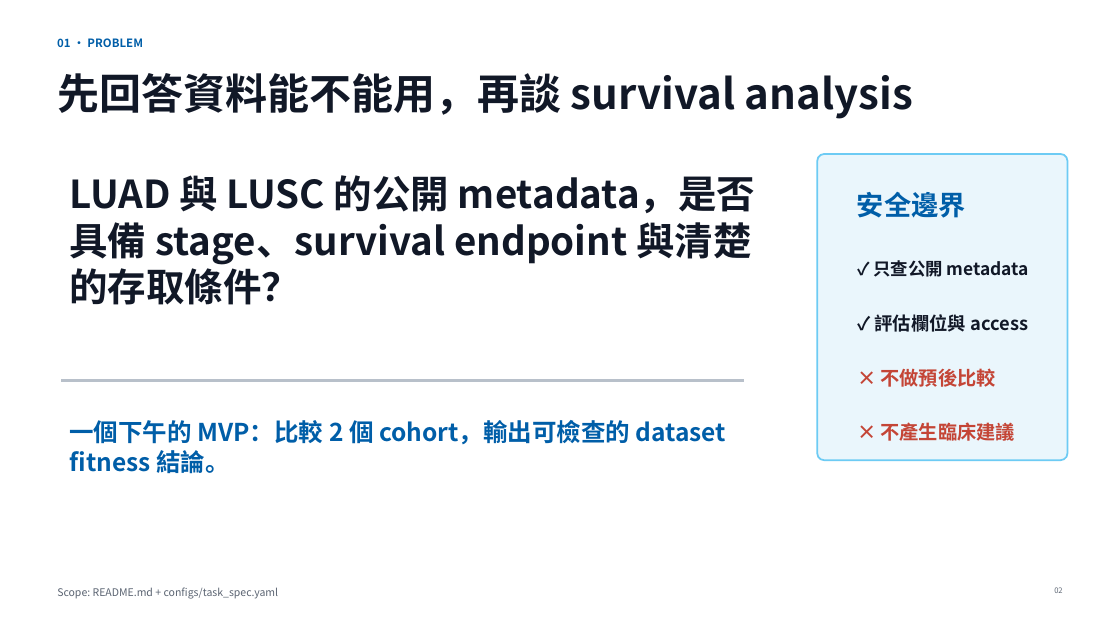
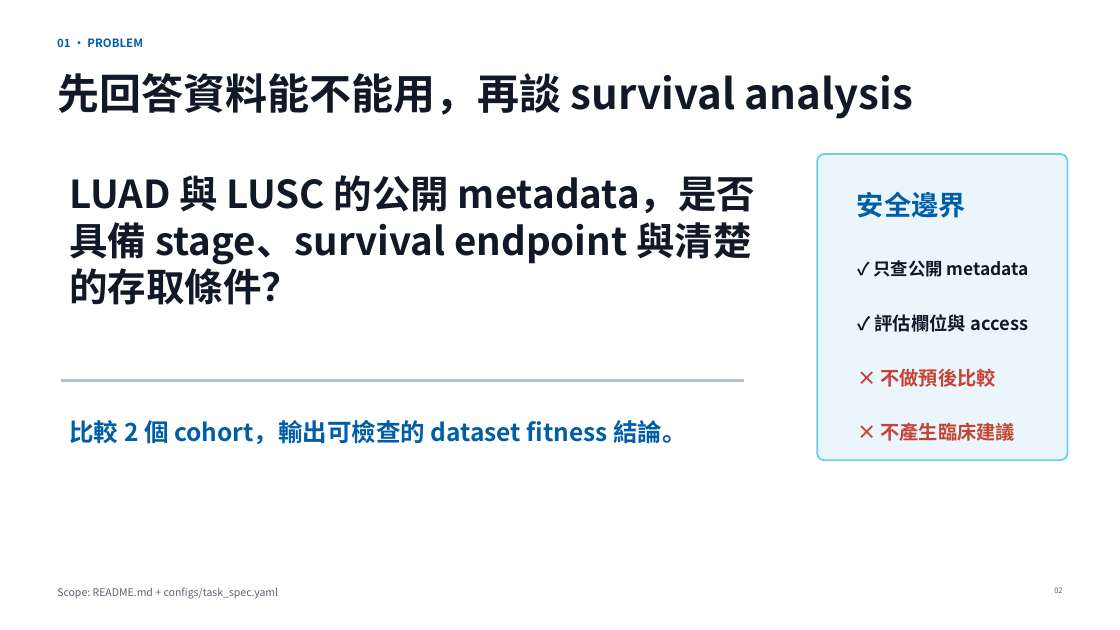
Before and after one commit to virus874874/Bioinfo-Data, a slide deck: slide 2 of GDC_Lung_Cancer_Dataset_Scout_Demo.pptx. Drawn at 1120x630 pixels with LibreOffice and Linux fonts; fonts in the diff are those of the drawing. Boxes give left, top, right and bottom in pixels: in the first picture for what was removed or moved away, otherwise in the second. Text is boxed around its words. In the diff, an @@ line names an element or a change of style, - is before the commit and + after.

Commit message:
ppt modified 2

```diff
--- a/GDC_Lung_Cancer_Dataset_Scout_Demo.pptx
+++ b/GDC_Lung_Cancer_Dataset_Scout_Demo.pptx
@@ text at bbox=[69, 420, 686, 444]: text changed @@
-一個下午的 MVP：比較 2 個 cohort，輸出可檢查的 dataset fitness 結論。
+比較 2 個 cohort，輸出可檢查的 dataset fitness 結論。
```
Also in this commit, not shown: 1 other slide changed.
